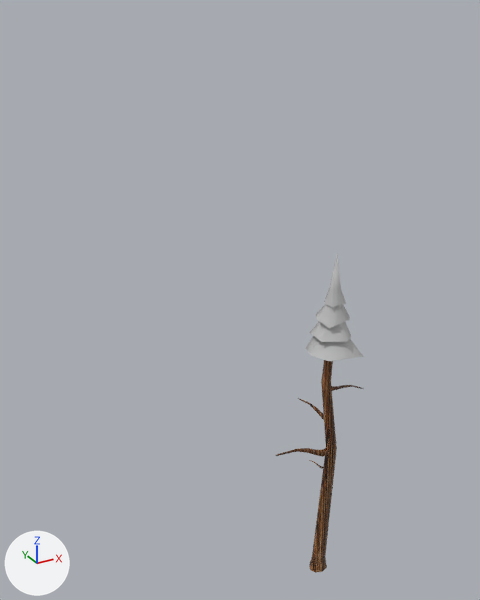
A saved change to the FBX model Assets/Objects/ObjectsText/ArbolTres.fbx.
Rendered twice from a 50 mm lens placed at (11.663, 2.613, 2.331), pointed at (12.601, 4.319, 1.478). The lights are fixed; the arrows at lower left show +X, +Y and +Z. Where no turn or scale is listed for an object, it has been applied to the vertices.
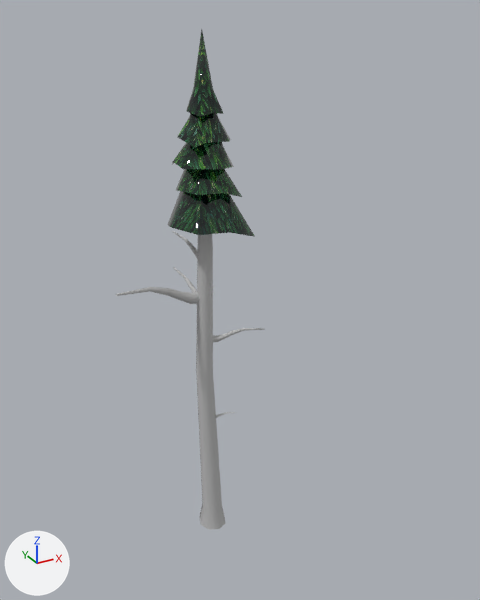
Pixel boxes (x1, y1, x2, y2) of what changed, in the pictures (480 x 600 px; the box of a moved part takes in the faces that stretch with it):
'Object044', reshaped, moved (67% wider, 57% taller)
    before: (276, 254, 364, 573)
    after: (116, 29, 264, 530)
part 1 of me_mesh, moved or reshaped
    before: (305, 336, 364, 361)
    after: (168, 191, 255, 237)
part 2 of me_mesh, added
    after: (176, 169, 242, 197)
part 3 of me_mesh, moved or reshaped
    before: (310, 322, 351, 342)
    after: (172, 142, 234, 169)
part 4 of me_mesh, moved or reshaped
    before: (316, 304, 350, 328)
    after: (178, 113, 231, 148)
part 5 of me_mesh, moved or reshaped
    before: (324, 254, 346, 308)
    after: (186, 29, 224, 117)
part 6 of me_mesh, moved or reshaped
    before: (298, 398, 324, 420)
    after: (173, 267, 197, 292)
part 7 of me_mesh, moved or reshaped
    before: (276, 448, 329, 457)
    after: (116, 287, 200, 304)
part 8 of me_mesh, moved or reshaped (not visible before)
    after: (172, 231, 197, 257)
part 9 of me_mesh, moved or reshaped (not visible afterwards)
    before: (331, 385, 364, 391)
part 10 of me_mesh, moved or reshaped
    before: (309, 460, 323, 469)
    after: (215, 412, 237, 418)
part 11 of me_mesh, added
    after: (213, 328, 264, 342)
part 12 of me_mesh, rebuilt
    before: (309, 360, 337, 573)
    after: (196, 234, 226, 530)

Patch to the scene script:
```diff
--- a/Assets/Objects/ObjectsText/ArbolTres.fbx.py
+++ b/Assets/Objects/ObjectsText/ArbolTres.fbx.py
@@ me_mesh @@
-me_mesh.from_pydata(...)  # 356 vertices, 672 faces; spans x -0.156..0.156, y -0.099..0.099, z -0.587..0.587
+me_mesh.from_pydata(...)  # 421 vertices, 794 faces; spans x -0.232..0.232, y -0.201..0.201, z -0.878..0.878
+# me_mesh part 1: the loose piece of 17 vertices spanning x -0.055..0.118, y -0.099..0.068, z 0.271..0.433 is scaled about its middle by (1.52, 1.9, 2.12), then moved by (0.052, -0.027, 0.108), in mat_hojas01 (picture img_hojasuno_jpg)
+# me_mesh part 2: the loose piece of 17 vertices spanning x -0.055..0.118, y -0.099..0.068, z 0.271..0.433 is copied, and the copy is scaled about its middle by (1.17, 1.36, 1.5), then moved by (0.052, -0.025, 0.175), in mat_hojas01 (picture img_hojasuno_jpg); it spans x -0.018..0.185, y -0.154..0.072, z 0.406..0.648
+# me_mesh part 3: the loose piece of 17 vertices spanning x -0.038..0.098, y -0.082..0.049, z 0.317..0.479 is scaled about its middle by (1.5, 1.62, 1.5), then moved by (0.051, -0.027, 0.198), in mat_hojas01 (picture img_hojasuno_jpg)
+# me_mesh part 4: the loose piece of 17 vertices spanning x -0.027..0.09, y -0.059..0.034, z 0.373..0.529 is scaled about its middle by (1.5, 1.72, 1.5), then moved by (0.052, -0.024, 0.224), in mat_hojas01 (picture img_hojasuno_jpg)
+# me_mesh part 5: the loose piece of 17 vertices spanning x -0.003..0.065, y -0.041..0.019, z 0.428..0.587 is scaled about its middle by (1.55, 2.39, 1.5), then moved by (0.052, -0.022, 0.252), in mat_hojas01 (picture img_hojasuno_jpg)
+# me_mesh part 6: the loose piece of 48 vertices spanning x -0.007..0.057, y -0.012..0.099, z 0.006..0.058 is multiplied about its middle by the matrix ((1.414, 0.609, 0.0), (-0.54, 1.941, 0.0), (0.0, 0.0, 1.496)), then moved by (0.053, 0.034, 0.016), in mat_material__2726 (its picture is missing)
+# me_mesh part 7: the loose piece of 48 vertices spanning x -0.156..0.06, y -0.024..0.0, z -0.117..-0.04 is multiplied about its middle by the matrix ((1.483, -0.251, 0.0), (0.222, 2.036, 0.0), (0.0, 0.0, 1.496)), then moved by (-0.024, -0.027, 0.165), in mat_material__2726 (its picture is missing)
+# me_mesh part 8: the loose piece of 48 vertices spanning x 0.026..0.039, y -0.083..-0.011, z 0.254..0.286 is multiplied about its middle by the matrix ((-2.08, 0.575, 0.0), (-0.51, -2.856, 0.0), (0.0, 0.0, 2.131)), then moved by (0.033, 0.112, -0.072), in mat_material__2726 (its picture is missing)
+# me_mesh part 9: the loose piece of 48 vertices spanning x 0.03..0.156, y -0.032..0.009, z 0.113..0.147 is multiplied about its middle by the matrix ((0.136, 0.697, -0.068), (-0.553, 0.209, 0.277), (0.47, 0.0, 0.94)), then moved by (-0.009, -0.061, 0.281), in mat_material__2726 (its picture is missing)
+# me_mesh part 10: the loose piece of 48 vertices spanning x 0.008..0.04, y -0.001..0.039, z -0.174..-0.154 is multiplied about its middle by the matrix ((-1.353, 0.796, 0.0), (-0.707, -1.857, 0.0), (0.0, 0.0, 1.496)), then moved by (0.087, -0.109, -0.214), in mat_material__2726 (its picture is missing)
+# me_mesh part 11: the loose piece of 48 vertices spanning x 0.026..0.039, y -0.083..-0.011, z 0.254..0.286 is copied, and the copy is multiplied about its middle by the matrix ((1.043, -2.227, 0.0), (1.976, 1.432, 0.0), (0.0, 0.0, 2.072)), then moved by (0.124, -0.048, -0.343), in mat_material__2726 (its picture is missing); it spans x 0.071..0.232, y -0.159..-0.033, z -0.106..-0.04
+# me_mesh part 12: the loose piece of 48 vertices spanning x -0.001..0.076, y -0.039..0.019, z -0.587..0.511 is rebuilt with 48 vertices and now spans x 0.029..0.136, y -0.092..0.021, z -0.878..0.765, in mat_material__2726 (its picture is missing)
 me_mesh.materials.append(mat_material__2726)
-me_mesh.materials.append(mat_material__764)  # picture img_textura_tronco_arbol_fondo_naturaleza_987113_2717_jpg
+me_mesh.materials.append(mat_hojas01)  # picture img_hojasuno_jpg
@@ ob_object044 @@
 ob_object044 = bpy.data.objects.new('Object044', me_mesh)
-ob_object044.location = (12.729, 4.051, 1.112)
+ob_object044.location = (12.454, 4.461, 1.404)
```
